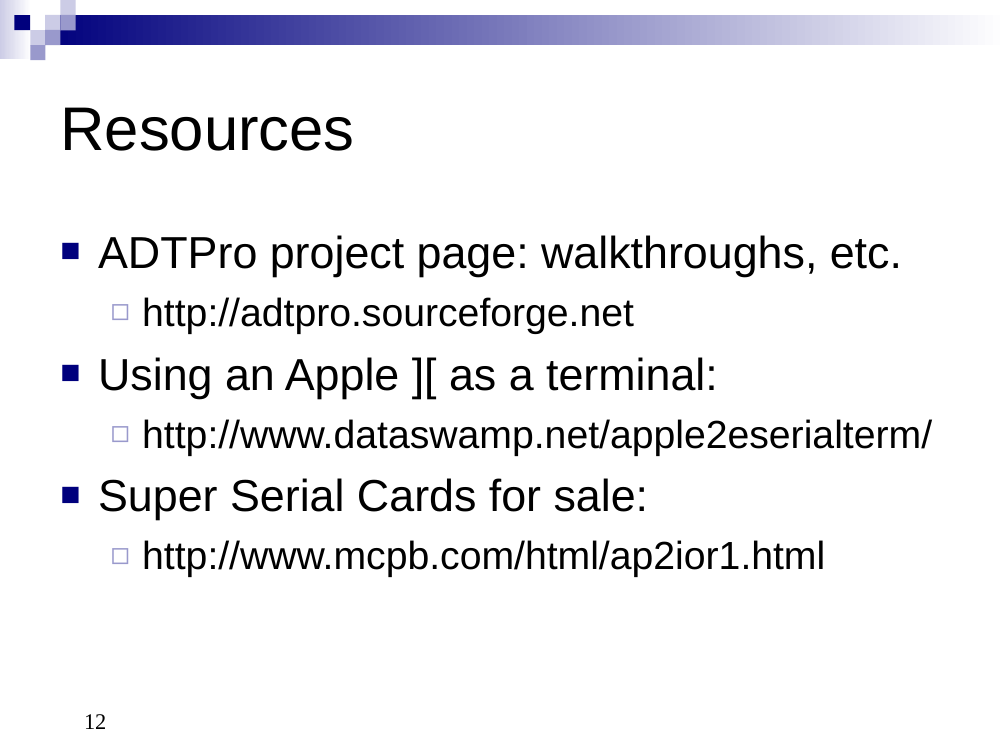
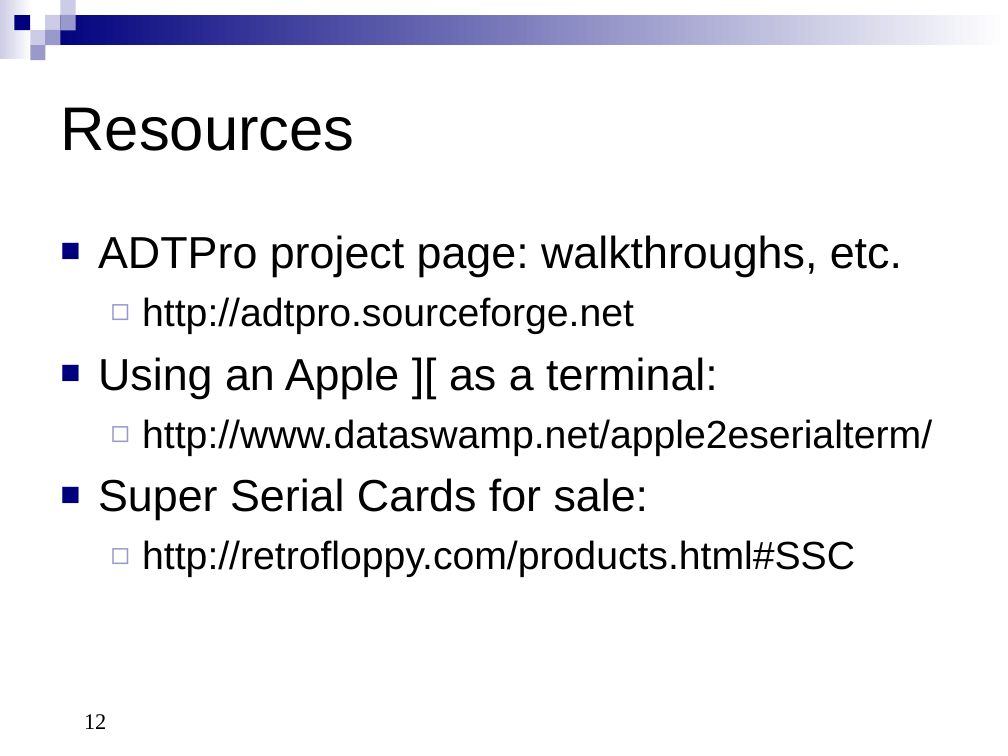
Before and after one commit to RasppleII/adtpro, a slide deck: slide 12 of doc/src/site/resources/ADTProIntro.ppt. Drawn at 1008x756 pixels with LibreOffice and Linux fonts; fonts in the diff are those of the drawing. Boxes give left, top, right and bottom in pixels: in the first picture for what was removed or moved away, otherwise in the second. Text is boxed around its words. In the diff, an @@ line names an element or a change of style, - is before the commit and + after.

```diff
--- a/doc/src/site/resources/ADTProIntro.ppt
+++ b/doc/src/site/resources/ADTProIntro.ppt
@@ text at (142,540,855,577): text changed @@
-  ◻ http://www.mcpb.com/html/ap2ior1.html
+  ◻ http://retrofloppy.com/products.html#SSC
```
Also in this commit, not shown: 4 other slides changed, 1 slide added, 1 slide removed.
